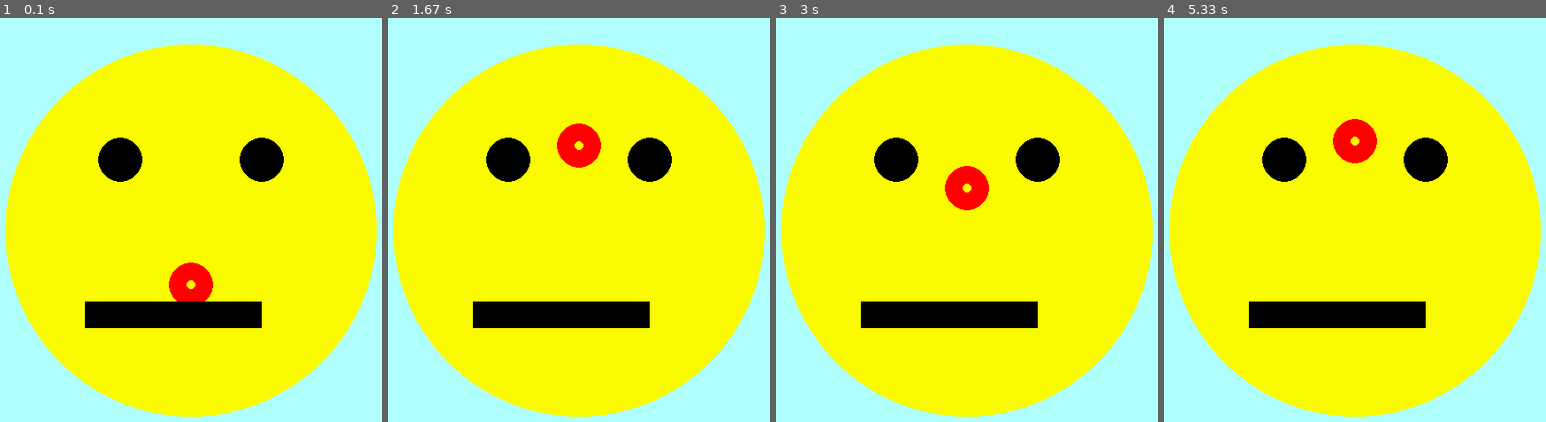
Above: before the commit, frames 1-4 (left to right).
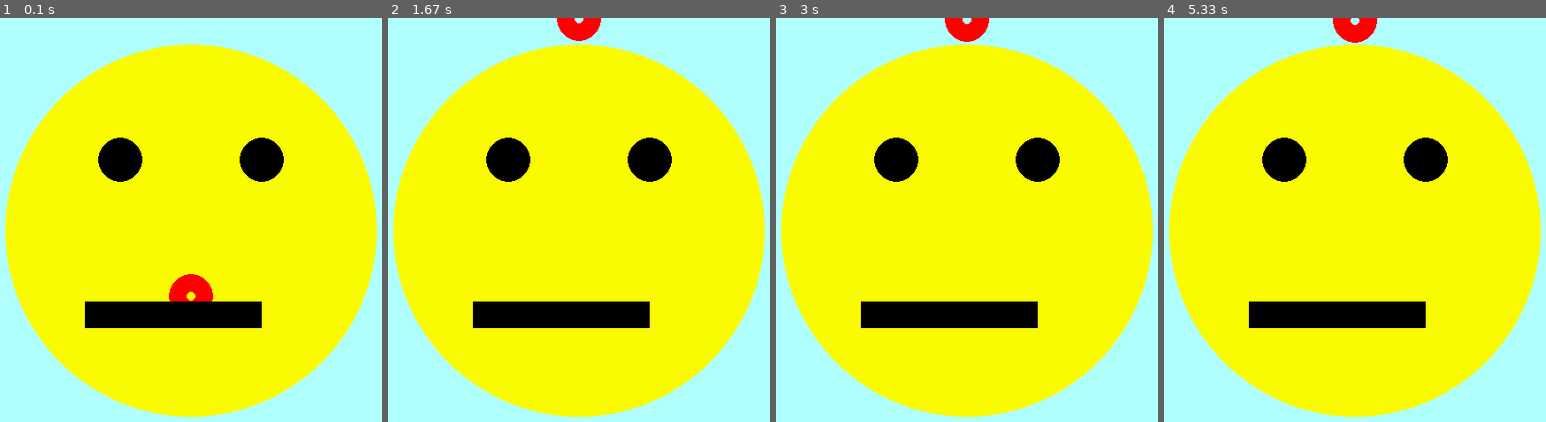
Above: after the commit, the same moments.

Repository: Rosebotics/PythonGameDesign2018
Game: pygame game, started from camp/Jake/Day 1 - The Game Loop, Colors, Drawing and Animation/06-InteractingWithAPlayer.py
Two runs of this game, one before a commit and one after it. Both use one fixed random seed, a clock stepped at 60 frames per second and the inputs below.
Inputs:
- Up to frame 1 (0.1 s): no input
- Up to frame 2 (1.67 s): hold Right 0.33-0.8 s; hold Right 0.83-1.3 s; hold Right from 1.33 s (still down)
- Up to frame 3 (3 s): release Right at 1.97 s; hold Right 2-2.47 s; hold Right 2.5-2.97 s
- Up to frame 4 (5.33 s): hold Right 3-3.63 s; hold Right 3.67-4.13 s; hold Right 4.17-4.63 s; hold Right 4.67-5.3 s

The runs differ from the first frame. In frame 1, 0.5% of the frame differs, in the area x 44-56%, y 60-71%; in frame 2, 1.4%; in frame 3, 1.4%; in frame 4, 1.5%, in the area x 44-56%, y 0-36%.

Commit message:
Jake Price day 1 additions

Diff:
--- a/camp/Jake/Day 1 - The Game Loop, Colors, Drawing and Animation/06-InteractingWithAPlayer.py
+++ b/camp/Jake/Day 1 - The Game Loop, Colors, Drawing and Animation/06-InteractingWithAPlayer.py
@@ -4,7 +4,7 @@
 import sys
 
 pygame.init()
-pygame.display.set_caption('Animation')
+pygame.display.set_caption('Interaction')
 screen = pygame.display.set_mode((720, 620))
 
 clock = pygame.time.Clock()
@@ -13,10 +13,13 @@
 
 
 while True:
-    clock.tick(100)
+    clock.tick(50)
     for event in pygame.event.get ():
         if event.type == pygame.QUIT:
             sys.exit()
+    pressed_keys = pygame.key.get_pressed()
+    if pressed_keys[pygame.K_RIGHT]:
+        nose_y_position = 0
     screen.fill((175, 255, 255))
 
     # Draw shapes on the screen
@@ -31,9 +34,9 @@
     pygame.draw.circle(screen, (0, 0, 0), (400, 160), 25)
 
     # Nose
-    nose_y_position = nose_y_position - 1
+    nose_y_position = nose_y_position + 1
     pygame.draw.circle(screen, (255, 0, 0), (320, nose_y_position), 25, 20)
-    if nose_y_position < 20:
+    if nose_y_position > 600:
         nose_y_position = 200
 
 
